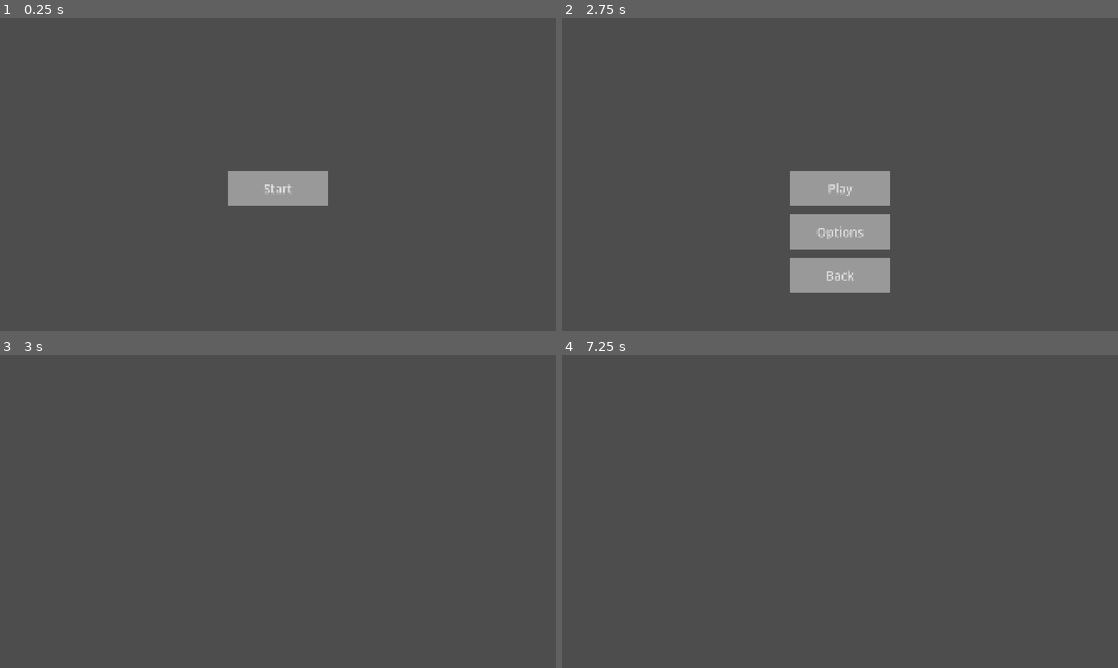
Above: before the commit, frames 1-4 (two rows, left to right).
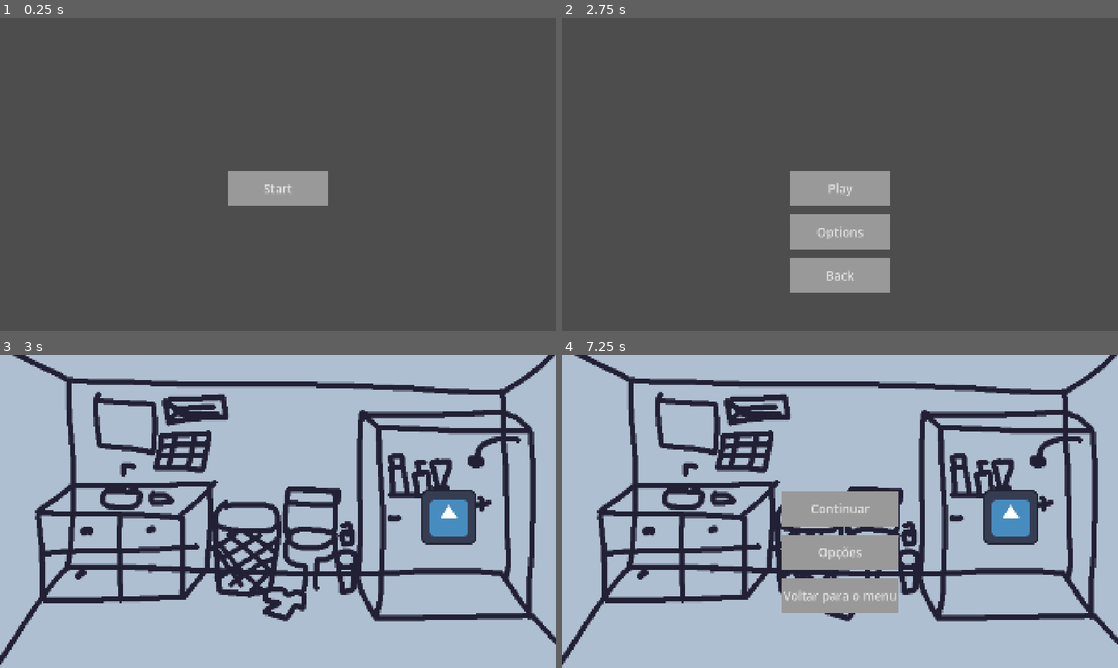
Above: after the commit, the same moments.

Repository: Moonymoon1/Criathlon
Game: Godot game, scene res://scenes/main_menu.tscn
Two runs of this game, one before a commit and one after it. Both use one fixed random seed, a clock stepped at 60 frames per second and the inputs below. The engine's default icon, where the game draws it, is replaced by a stand-in: a white triangle on a blue panel in a dark square.
Inputs (mouse positions are in pixels of both pictures, inside the frame that each line leads up to):
- Up to frame 1 (0.25 s): no input
- Up to frame 2 (2.75 s): click "Start" at 0.5 s; click "Options" at 1.25 s; click "Back" at 2 s
- Up to frame 3 (3 s): click "Play" at 2.75 s
- Up to frame 4 (7.25 s): tap Enter (ui_accept) at 3.5, 3.77, 4.25, 4.52, 5, 5.75, 6.02, 6.5, 6.77 s; move the mouse to (962, 495) at 3.52 s; press the mouse at (962, 495) at 3.53 s; move the mouse to (728, 527) at 4.27 s; release the mouse at (728, 527) at 4.28 s; click (728, 527) at 4.35 s; move the mouse to (895, 442) at 5.02 s; press the mouse at (895, 442) at 5.03 s; move the mouse to (812, 574) at 5.77 s; release the mouse at (812, 574) at 5.78 s; click (812, 574) at 5.85 s; move the mouse to (1006, 558) at 6.52 s; press the mouse at (1006, 558) at 6.53 s; tap Escape (escape) at 7.15 s

Frames 1-2 are identical in both runs. In frame 3, 98% of the frame differs, in the area x 0-100%, y 0-100%; in frame 4, 98%.

Commit message:
acho q as coisa tao sem conflito

Diff:
--- /dev/null
+++ b/objects/audio_manager.tscn
@@ -0,0 +1,15 @@
+[gd_scene format=3 uid="uid://ck1565av85i84"]
+
+[ext_resource type="Script" uid="uid://blr0lb7e15ptp" path="res://scripts/audio_manager.gd" id="1_w2oyu"]
+[ext_resource type="PackedScene" uid="uid://eigc4s7exfv3" path="res://objects/audio_one_shot.tscn" id="2_6x73q"]
+
+[node name="audio_manager" type="Node" unique_id=101974807 node_paths=PackedStringArray("clips", "one_shots")]
+process_mode = 4
+script = ExtResource("1_w2oyu")
+clips = NodePath("Clips")
+one_shots = NodePath("OneShots")
+audio_one_shot_scene = ExtResource("2_6x73q")
+
+[node name="Clips" type="Node" parent="." unique_id=373353864]
+
+[node name="OneShots" type="Node" parent="." unique_id=1394259012]
--- /dev/null
+++ b/objects/audio_one_shot.tscn
@@ -0,0 +1,6 @@
+[gd_scene format=3 uid="uid://eigc4s7exfv3"]
+
+[ext_resource type="Script" uid="uid://v3u6mdp5t01h" path="res://scripts/audio_one_shot.gd" id="1_s5hw2"]
+
+[node name="AudioOneShot" type="AudioStreamPlayer" unique_id=2088978171]
+script = ExtResource("1_s5hw2")
--- a/objects/dialog_ui.tscn
+++ b/objects/dialog_ui.tscn
@@ -10,6 +10,7 @@
 anchor_bottom = 1.0
 grow_horizontal = 2
 grow_vertical = 2
+mouse_filter = 2
 script = ExtResource("1_wgc3o")
 
 [node name="dialog_box" type="PanelContainer" parent="." unique_id=1125412501]
--- a/objects/main_menu_ui.tscn
+++ b/objects/main_menu_ui.tscn
@@ -33,6 +33,7 @@
 "
 open_menu = NodePath("../../play_menu")
 close_menu = NodePath("..")
+forward = true
 
 [node name="play_menu" type="VBoxContainer" parent="." unique_id=1461140651]
 process_mode = 4
@@ -59,6 +60,7 @@
 "
 close_menu = NodePath("..")
 change_scene = "uid://b5ja67y4g01t2"
+forward = true
 
 [node name="options" parent="play_menu" unique_id=1794426173 node_paths=PackedStringArray("open_menu", "close_menu") instance=ExtResource("2_1pij0")]
 layout_mode = 2
@@ -67,6 +69,7 @@
 text = "Options"
 open_menu = NodePath("../../options_menu")
 close_menu = NodePath("..")
+forward = true
 
 [node name="back" parent="play_menu" unique_id=243169266 node_paths=PackedStringArray("open_menu", "close_menu") instance=ExtResource("2_1pij0")]
 layout_mode = 2
--- a/objects/pause_menu_ui.tscn
+++ b/objects/pause_menu_ui.tscn
@@ -11,6 +11,7 @@
 anchor_bottom = 1.0
 grow_horizontal = 2
 grow_vertical = 2
+mouse_filter = 2
 script = ExtResource("1_q33t8")
 
 [node name="pause_menu" type="VBoxContainer" parent="." unique_id=534213360]
@@ -35,19 +36,22 @@
 layout_mode = 2
 text = "Continuar"
 close_menu = NodePath("..")
+unpause = true
+forward = true
 
 [node name="options" parent="pause_menu" unique_id=101723349 node_paths=PackedStringArray("open_menu", "close_menu") instance=ExtResource("1_hi1w7")]
 layout_mode = 2
 text = "Opções"
 open_menu = NodePath("../../options_menu")
 close_menu = NodePath("..")
+forward = true
 
 [node name="go_to_menu" parent="pause_menu" unique_id=1495091647 node_paths=PackedStringArray("close_menu") instance=ExtResource("1_hi1w7")]
 layout_mode = 2
 text = "Voltar para o menu"
 close_menu = NodePath("..")
+change_scene = "uid://ibgatj1cr2yf"
 unpause = true
-change_scene = "uid://ibgatj1cr2yf"
 
 [node name="options_menu" type="VBoxContainer" parent="." unique_id=292852467]
 process_mode = 4
--- a/project.godot
+++ b/project.godot
@@ -17,6 +17,7 @@
 
 [autoload]
 
+AudioManager="*uid://ck1565av85i84"
 GameState="*uid://cw57v3pufkwlh"
 Transicao="*uid://bggwk4f2tk54k"
 
--- a/scenes/main_scene.tscn
+++ b/scenes/main_scene.tscn
@@ -18,10 +18,14 @@
 unique_name_in_owner = true
 position = Vector2(1550, 560)
 scale = Vector2(9.539092, 9.539092)
-script = null
+have_energy = false
+failed_task_txt = ""
+succeded_task_txt = ""
+already_done_task_txt = ""
 
 [node name="DialogUI" parent="." unique_id=1848701164 instance=ExtResource("3_7ykc4")]
 unique_name_in_owner = true
+visible = false
 offset_left = 1017.0
 offset_top = 864.0
 offset_right = 1017.0
--- /dev/null
+++ b/scripts/audio_manager.gd
@@ -0,0 +1,24 @@
+extends Node
+
+var music_stream : AudioStreamPlayer
+
+@export_group("Main")
+@export var clips : Node
+@export var one_shots: Node
+@export var audio_one_shot_scene: PackedScene
+
+func play(audio_name: String, from_position: float = 0.0, restart: bool = false) -> void:
+	if restart and music_stream and music_stream.name == audio_name:
+		return
+
+		music_stream = clips.get_node(audio_name)
+		music_stream.play(from_position)
+
+func play_one_shot(audio_stream: AudioStream, volume_bd: float = 0.0, from_position: float = 0.0) -> AudioOneShot:
+	var audio_one_shot: AudioOneShot = audio_one_shot_scene.instantiate()
+	audio_one_shot.stream = audio_stream
+	audio_one_shot.volume_db = volume_bd
+	audio_one_shot.from_position = from_position
+
+	one_shots.add_child(audio_one_shot)
+	return audio_one_shot
--- /dev/null
+++ b/scripts/audio_one_shot.gd
@@ -0,0 +1,9 @@
+extends AudioStreamPlayer
+class_name AudioOneShot
+
+var from_position: float = 0.0
+
+# Called when the node enters the scene tree for the first time.
+func _ready() -> void:
+	finished.connect(self.queue_free)
+	play(from_position)
--- a/scripts/button_template.gd
+++ b/scripts/button_template.gd
@@ -2,10 +2,25 @@
 
 @export var open_menu: VBoxContainer
 @export var close_menu: VBoxContainer
-@export var unpause: bool
+
 @export_file("*.tscn") var change_scene: String
 
+@onready var forward_sfx = preload("res://imports/audio/sfx/SFXmouse-foward.wav")
+@onready var backward_sfx = preload("res://imports/audio/sfx/SFXmouse-back.wav")
+
+@export_group("bools")
+@export var unpause: bool
+@export var forward: bool
+
 func _on_pressed() -> void:
+	if unpause:
+		get_tree().paused = false
+
+	if forward:
+		AudioManager.play_one_shot(forward_sfx)
+	else:
+		AudioManager.play_one_shot(backward_sfx)
+
 	if open_menu != null:
 		open_menu.process_mode = Node.PROCESS_MODE_INHERIT
 		open_menu.show()
@@ -14,9 +29,6 @@
 		close_menu.process_mode = Node.PROCESS_MODE_DISABLED
 		close_menu.hide()
 
-	#if unpause:
-		#get_tree().paused = false
-
 	if change_scene != "":
 		get_tree().change_scene_to_file(change_scene)
 	else:
--- a/scripts/interactable.gd
+++ b/scripts/interactable.gd
@@ -19,6 +19,7 @@
 
 @warning_ignore("unused_parameter")
 func _process(delta: float) -> void:
+	print(is_interactable)
 	_show_text()
 	if Input.is_action_just_pressed("ui_accept"):
 		task_done = true
@@ -62,10 +63,10 @@
 	is_interactable = false
 
 func _on_mouse_entered() -> void:
-	if dialog_ui.visible == false:
-		is_interactable = true
+	#if dialog_ui.visible == false:
+	is_interactable = true
 
 
 func _on_mouse_exited() -> void:
-	if dialog_ui.visible == false:
-		is_interactable = false
+	#if dialog_ui.visible == false:
+	is_interactable = false
--- a/scripts/pause_menu_ui.gd
+++ b/scripts/pause_menu_ui.gd
@@ -4,6 +4,7 @@
 
 @warning_ignore("unused_parameter")
 func _process(delta: float) -> void:
+	print(get_tree().paused)
 	if (Input.is_action_just_pressed("escape")
 	and get_tree().paused == false):
 		get_tree().paused = true
Not shown, added: imports/audio/sfx/SFXmouse-back.wav.import
Not shown, added: imports/audio/sfx/SFXmouse-foward.wav.import
Not shown: 1 places in scenes/LavarRoupa.tscn that only renumber resources
Not shown: 1 places in scenes/main_scene.tscn that only renumber resources
Not shown, added: scripts/audio_manager.gd.uid
Not shown, added: scripts/audio_one_shot.gd.uid
Not shown, added: imports/audio/sfx/SFXmouse-back.wav
Not shown, added: imports/audio/sfx/SFXmouse-foward.wav
